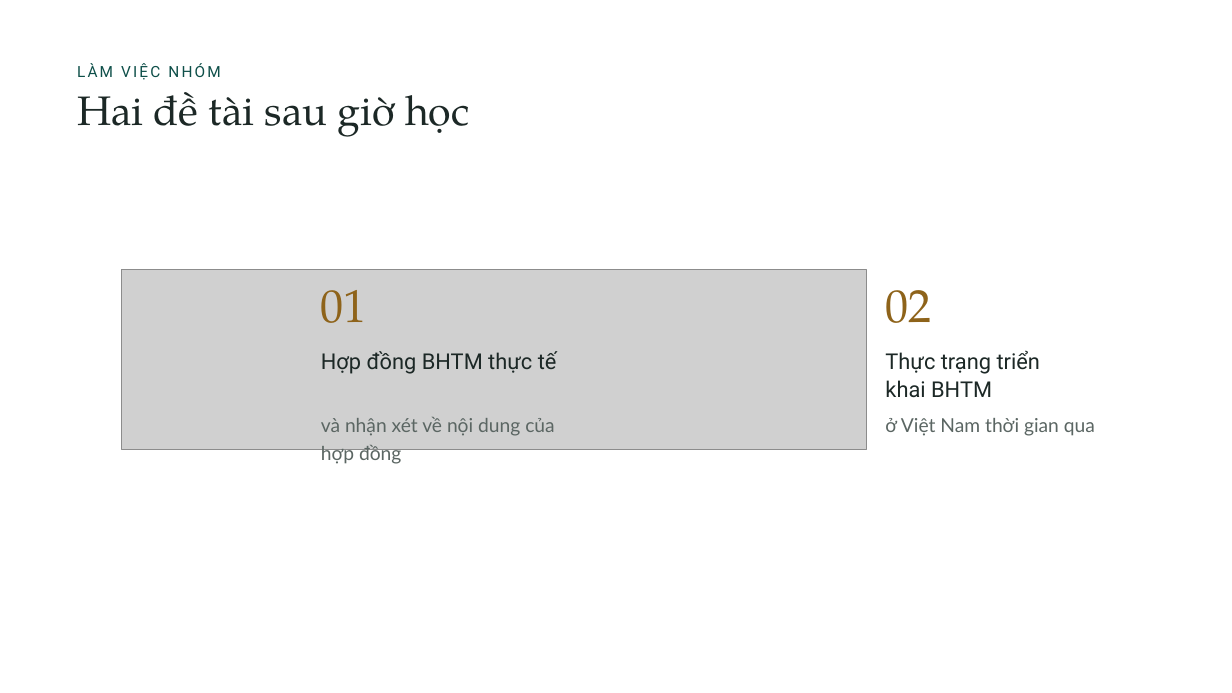
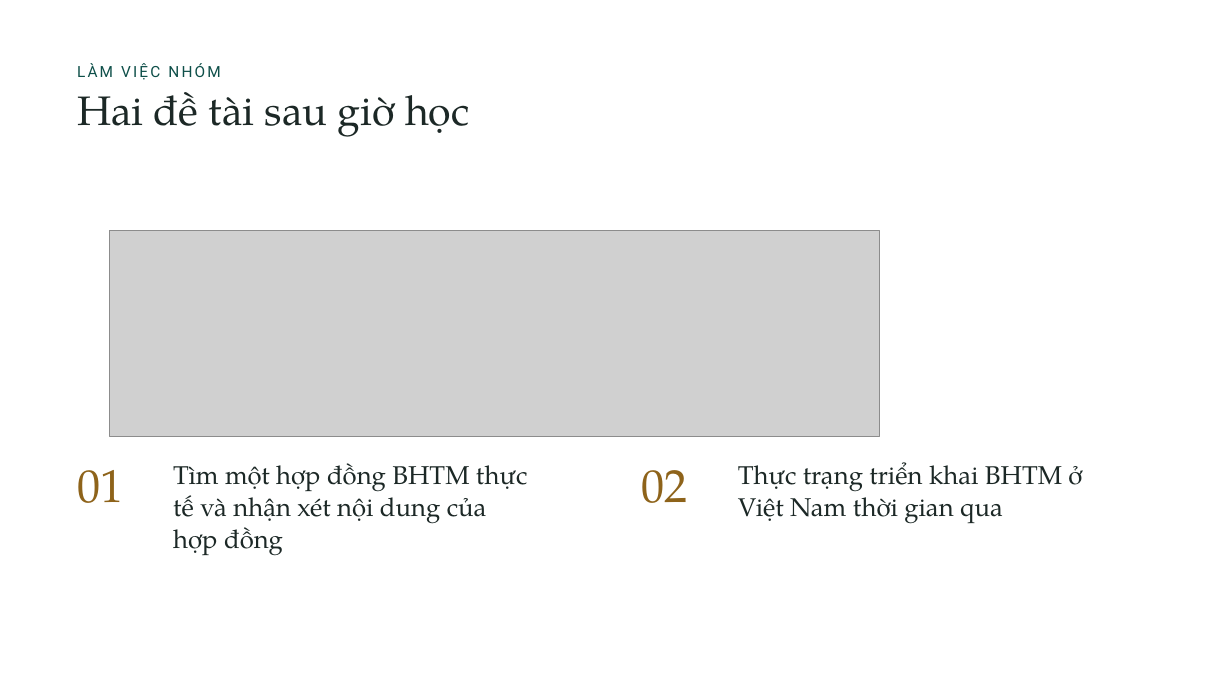
Before and after one commit to tranquanghaofake-dotcom/Law, a slide deck: slide 39 of docs/bai/ch3-bao-hiem-thuong-mai/bao-hiem-thuong-mai.pptx. Drawn at 1232x693 pixels with LibreOffice and Linux fonts; fonts in the diff are those of the drawing; grey boxes stand for pictures; background and template pictures are left out. Boxes give left, top, right and bottom in pixels: in the first picture for what was removed or moved away, otherwise in the second. Text is boxed around its words. In the diff, an @@ line names an element or a change of style, - is before the commit and + after.

```diff
--- a/docs/bai/ch3-bao-hiem-thuong-mai/bao-hiem-thuong-mai.pptx
+++ b/docs/bai/ch3-bao-hiem-thuong-mai/bao-hiem-thuong-mai.pptx
@@ picture: place and size @@
-picture at bbox=[122, 270, 867, 449]
+picture at bbox=[109, 231, 879, 436]
@@ text removed at bbox=[885, 350, 1040, 398] @@
-Thực trạng triển
-khai BHTM
@@ text removed at bbox=[321, 417, 554, 465] @@
-và nhận xét về nội dung của
-hợp đồng
@@ text "01": place and size @@
-text "01" at bbox=[321, 290, 367, 323]
+text "01" at bbox=[77, 470, 123, 503]
@@ text at bbox=[173, 463, 528, 556]: text changed; size 17 to 20 pt; font Roboto to TeX Gyre Pagella @@
-Hợp đồng BHTM thực tế
+Tìm một hợp đồng BHTM thực
+tế và nhận xét nội dung của
+hợp đồng
@@ text "02": place and size @@
-text "02" at bbox=[885, 290, 931, 323]
+text "02" at bbox=[642, 470, 688, 503]
@@ text at bbox=[738, 462, 1082, 524]: text changed; size 15 to 20 pt; font Lato to TeX Gyre Pagella; text colour #5B6663 to #1C2826 @@
-ở Việt Nam thời gian qua
+Thực trạng triển khai BHTM ở
+Việt Nam thời gian qua
```
Also in this commit, not shown: 12 other slides changed, 39 other files.
